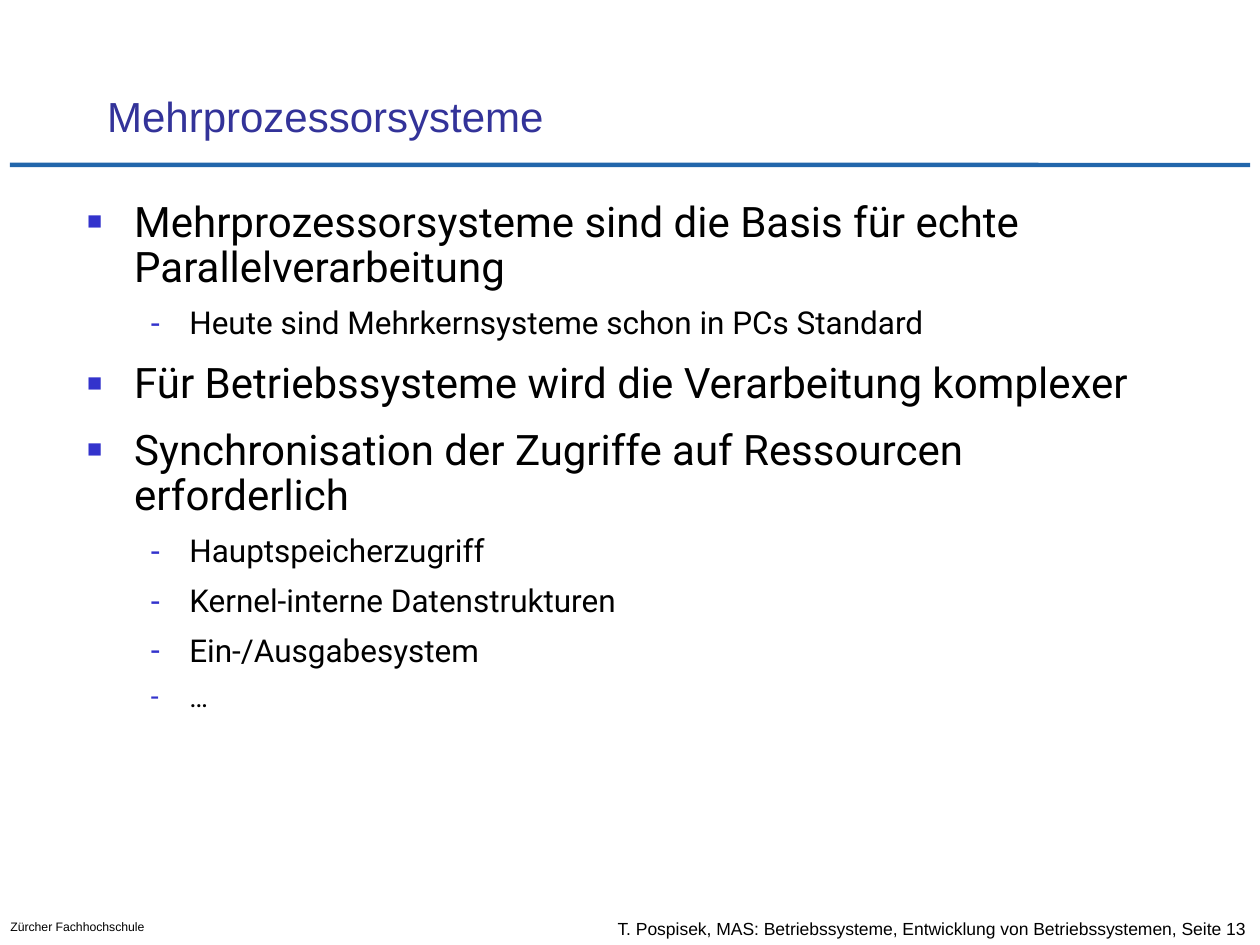
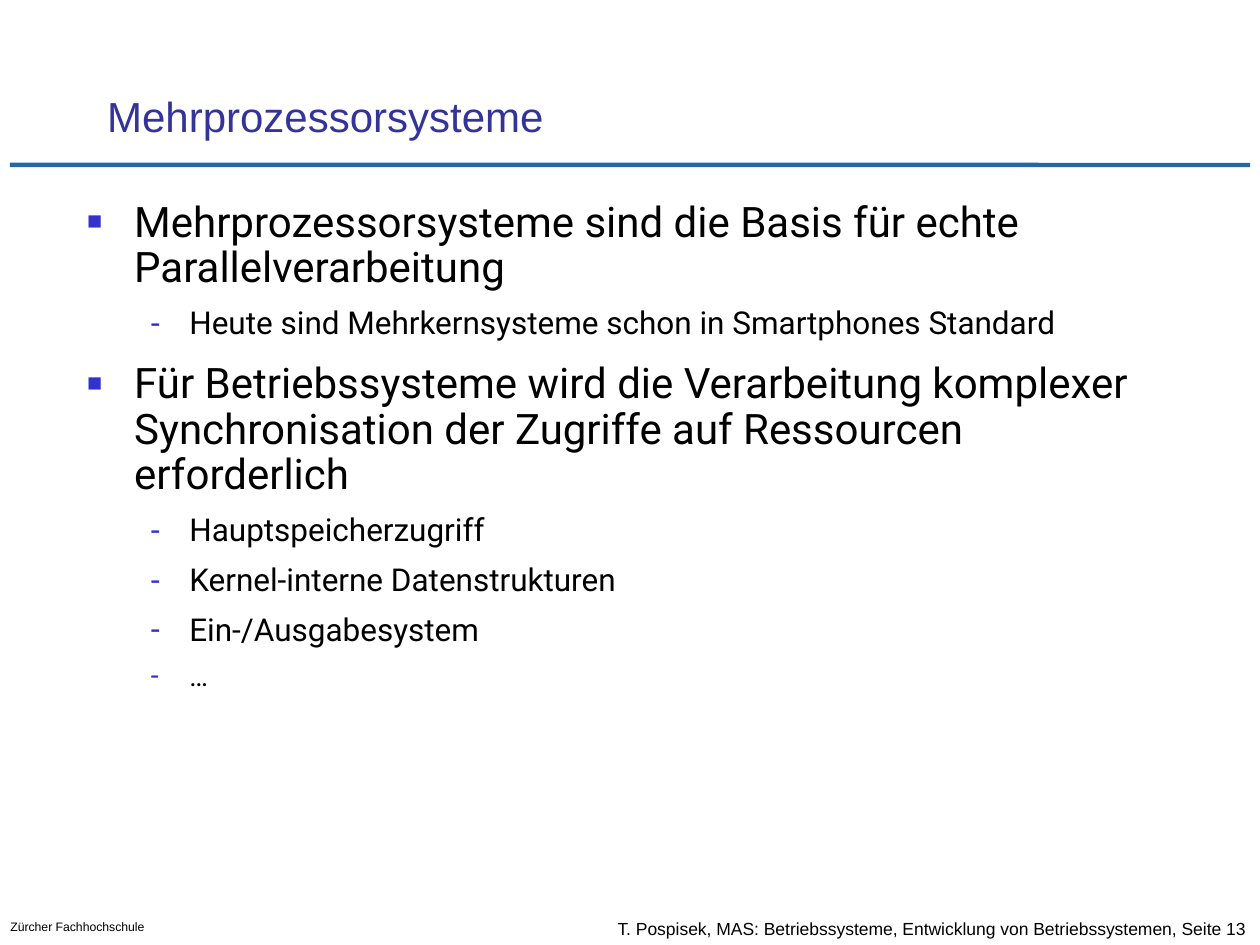
Before and after one commit to tpo/betriebssysteme, a slide deck: slide 13 of 01-2_Entwicklung_von_Betriebssystemen.odp. Drawn at 1260x945 pixels with LibreOffice and Linux fonts; fonts in the diff are those of the drawing; background and template pictures are left out. Boxes give left, top, right and bottom in pixels: in the first picture for what was removed or moved away, otherwise in the second. Text is boxed around its words. In the diff, an @@ line names an element or a change of style, - is before the commit and + after.

```diff
--- a/01-2_Entwicklung_von_Betriebssystemen.odp
+++ b/01-2_Entwicklung_von_Betriebssystemen.odp
@@ text at [134,310,1127,490]: text changed @@
-  – Heute sind Mehrkernsysteme schon in PCs Standard
-■ Für Betriebssysteme wird die Verarbeitung komplexer
-■ Synchronisation der Zugriffe auf Ressourcen erforderlich
+  – Heute sind Mehrkernsysteme schon in Smartphones Standard
+■ Für Betriebssysteme wird die Verarbeitung komplexer Synchronisation der Zugriffe auf Ressourcen erforderlich
```
Also in this commit, not shown: 1 other slide changed, 1 other file.
